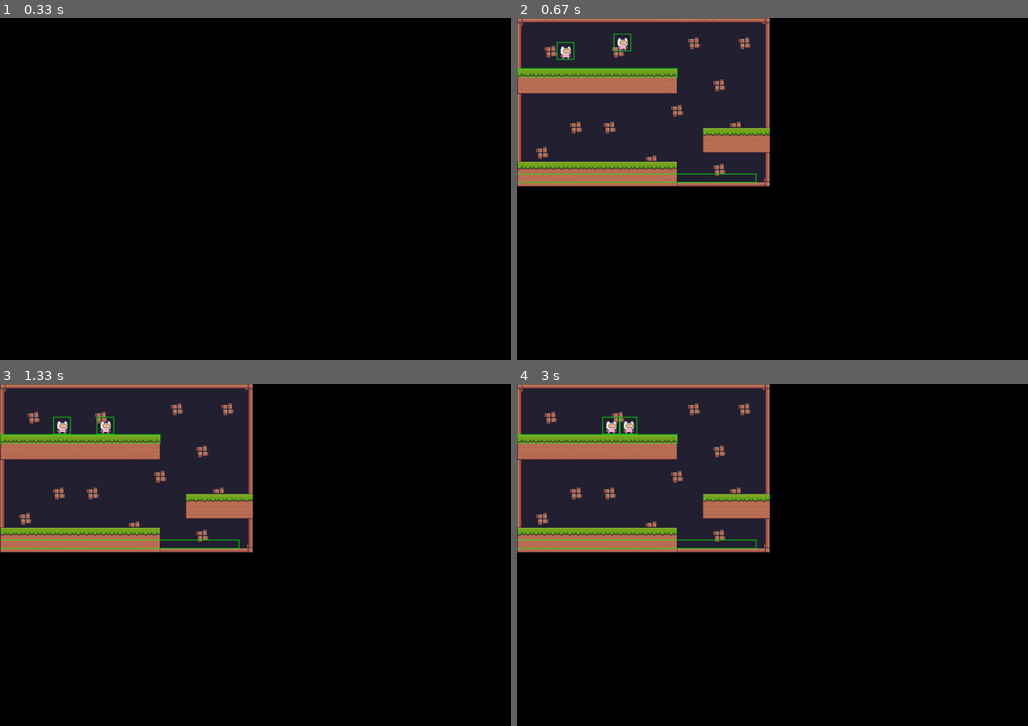
Above: before the commit, frames 1-4 (two rows, left to right).
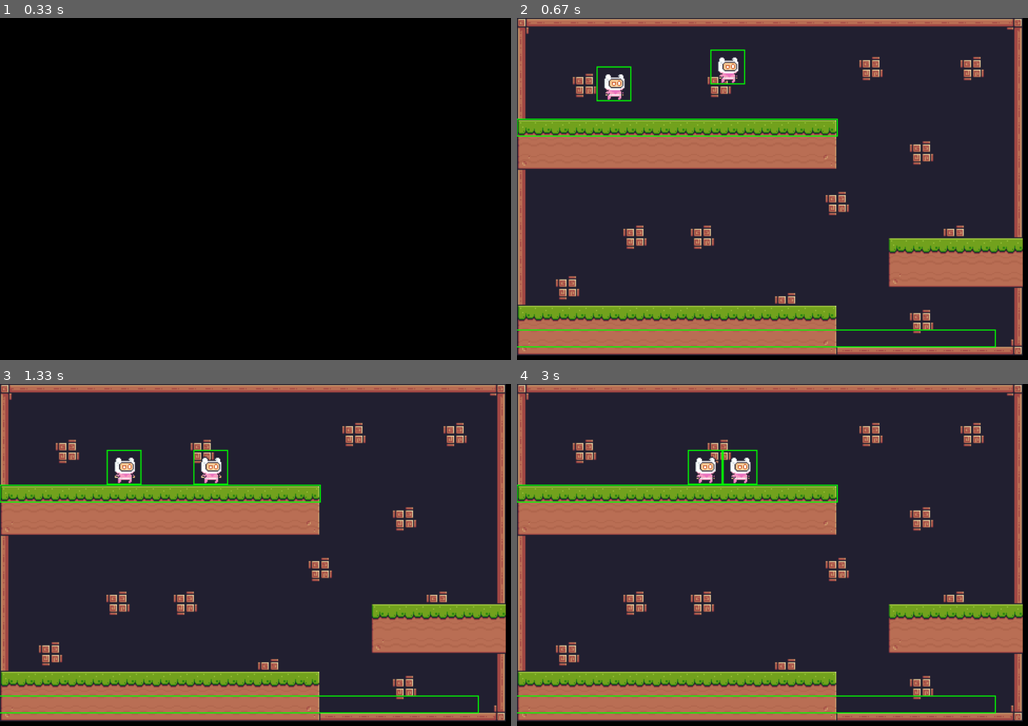
Above: after the commit, the same moments.

Repository: Damet24/lua_engine
Game: LÖVE game, started from main.lua
The game is run twice, just before and just after one commit, with the same random seed, the same clock (stepped at 60 frames per second) and the same inputs.
Inputs (mouse positions are in pixels of both pictures, inside the frame that each line leads up to):
- Up to frame 1 (0.33 s): no input
- Up to frame 2 (0.67 s): tap Enter at 0.33 s
- Up to frame 3 (1.33 s): click (342, 599) at 0.72 s
- Up to frame 4 (3 s): no input

Frame 1 is identical in both runs. In frame 2, 87% of the frame differs, in the area x 0-99%, y 0-99%; in frame 3, 87%; in frame 4, 87%.

Commit message:
fix(game): main test

Diff:
--- a/game/resources/definitions.lua
+++ b/game/resources/definitions.lua
@@ -9,6 +9,6 @@
 	},
 	pause_font = {
 		type = "font",
-		size = 36,
+		size = 18,
 	},
 }
--- a/game/scenes/levels/level01.lua
+++ b/game/scenes/levels/level01.lua
@@ -4,6 +4,7 @@
 local TilemapRender = require("lua.engine.tilemap.tilemaprender")
 local RenderPipeline = require("lua.engine.graphics.render_pipeline")
 local RenderSystem = require("lua.engine.ecs.systems.renderSystem")
+local AnimationSystem = require("lua.engine.ecs.systems.animationSystem")
 local World = require("lua.engine.ecs.world")
 local Components = require("lua.engine.ecs.component")
 local MovementSystem = require("lua.engine.ecs.systems.movementSystem")
@@ -32,7 +33,6 @@
 end
 
 function Level01:onLoad()
-
 	local resourceManager = self.context.resourceManager
 	local tilesets = {
 		["Terrain (16x16)"] = utils.loadQuads(resourceManager:get(self, "terrain"), 16, 16),
@@ -41,6 +41,7 @@
 	self.pipeline = RenderPipeline.new()
 	self.world = World.new(0, 640, true)
 	local world = self.world
+	world:addSystem(AnimationSystem)
 	world:addSystem(MovementSystem)
 	world:addSystem(PhysicsMovementSystem)
 	world:addSystem(PhysicsSystem)
@@ -66,7 +67,7 @@
 	PhysicsFactory.create(world, ground2)
 
 	local image = resourceManager:get(self, "player_idle")
-	local frame = love.graphics.newQuad(0, 0, 32, 32, image:getDimensions())
+	local animation = utils.loadAnimation(image, 32, 32, 0.1)
 	for index, position in ipairs({ { x = 80, y = 32 }, { x = 200, y = 16 } }) do
 		local entity = world:createEntity()
 		if index == 1 then
@@ -80,9 +81,13 @@
 			image = image,
 			layer = 40,
 			origin = { x = 16, y = 16 },
-			animations = { idle = { image = image, frames = { frame } } },
+			animations = { idle = animation },
 		})
-		world:addComponent(entity, Components.Animation, { current = "idle", frame = 1 })
+		world:addComponent(
+			entity,
+			Components.Animation,
+			{ current = "idle", frame = 1, timer = 0, playing = true, loop = true }
+		)
 		local body = PhysicsFactory.create(world, entity)
 		if entity == self.player then
 			body:setFixedRotation(true)
--- a/game/scenes/pause.lua
+++ b/game/scenes/pause.lua
@@ -33,7 +33,7 @@
 end
 
 function Pause:draw()
-	local width, height = love.graphics.getDimensions()
+	local width, height = self.context.viewport.getViewportDimensions()
 	love.graphics.push("all")
 	love.graphics.setColor(0, 0, 0, 0.6)
 	love.graphics.rectangle("fill", 0, 0, width, height)
--- a/main.lua
+++ b/main.lua
@@ -4,32 +4,32 @@
 local resourcesLoaders = require("game.resources.loaders")
 
 local engine = Engine.new({
-    initialScene = "mainMenu",
-    resourceDefinitions = resourcesDefinitions,
-    resourceLoaders = resourcesLoaders,
-    window = {
-        width = 1280,
-        height = 720,
-        fullscreen = false,
-        resizable = false,
-        vsync = true,
-    },
+	initialScene = "mainMenu",
+	resourceDefinitions = resourcesDefinitions,
+	resourceLoaders = resourcesLoaders,
+	window = {
+		width = 1280,
+		height = 720,
+		fullscreen = false,
+		resizable = false,
+		vsync = true,
+	},
 
-    rendering = {
-        width = 1280,
-        height = 720,
-        pixelPerfect = false,
-    },
+	rendering = {
+		width = 640,
+		height = 360,
+		pixelPerfect = true,
+	},
 })
 
 function love.load()
-    engine:load()
+	engine:load()
 end
 
 function love.update(dt)
-    engine:update(dt)
+	engine:update(dt)
 end
 
 function love.draw()
-    engine:draw()
+	engine:draw()
 end
